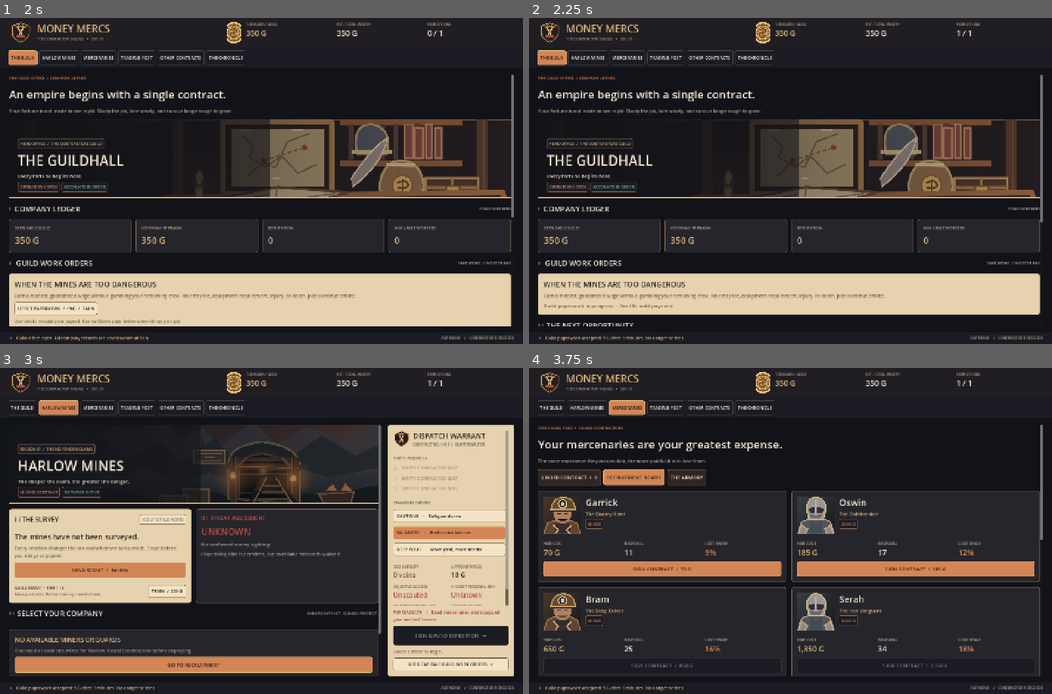
Above: before the commit, frames 1-4 (two rows, left to right).
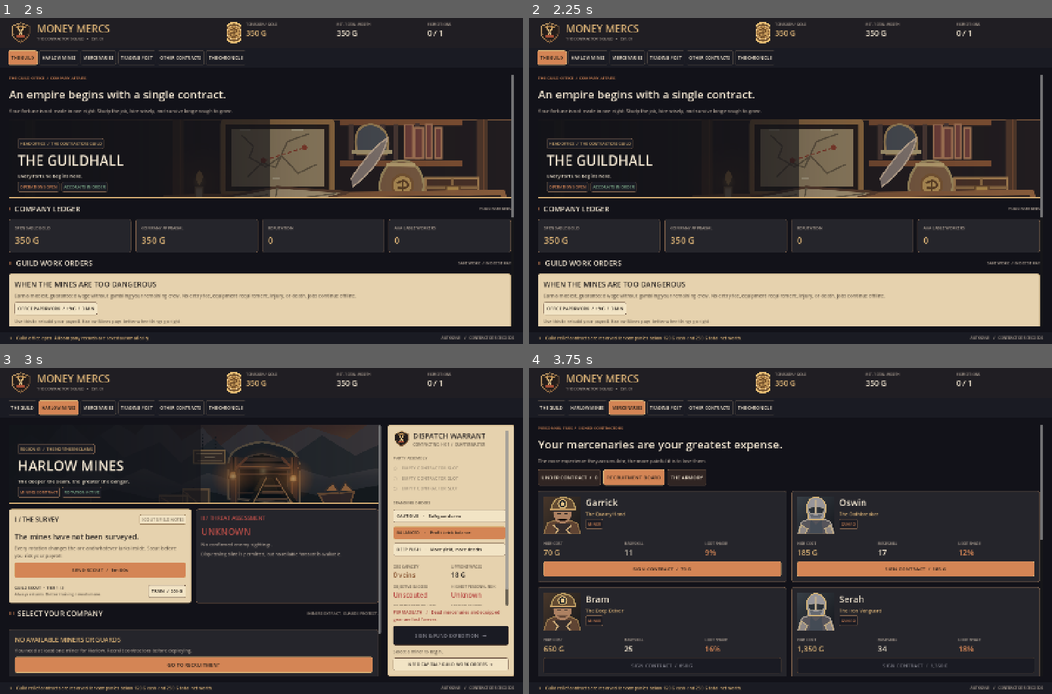
Above: after the commit, the same moments.

Repository: wiings3/Hellfare
Game: Godot game, scene res://scenes/main.tscn
Two runs of this game, one before a commit and one after it. Both use one fixed random seed, a clock stepped at 60 frames per second and the inputs below.
Inputs:
- Up to frame 1 (2 s): click "GO TO RECRUITMENT" at 0.5 s; click "THE GUILD" at 1.25 s
- Up to frame 2 (2.25 s): click "OFFICE PAPERWORK / +9 G / 3 M…" at 2 s
- Up to frame 3 (3 s): click "HARLOW MINES" at 2.75 s
- Up to frame 4 (3.75 s): click "GO TO RECRUITMENT" at 3.5 s

Frame 1 is identical in both runs. In frame 2, 4.0% of the frame differs, in the area x 1-99%, y 3-100%; in frame 3, 0.2%; in frame 4, 0.2%.

Commit message:
Limit guaranteed guild work to genuinely cash-strapped companies

Diff:
--- a/scripts/game_state.gd
+++ b/scripts/game_state.gd
@@ -392,7 +392,14 @@
 			result.append(merc)
 	return result
 
+func can_accept_guild_work() -> bool:
+	# These are loss-recovery assignments, not an unlimited safer alternative
+	# to dangerous expeditions or the eventual player economy.
+	return gold < 120 and wealth() < 250
+
 func start_guild_work(worker_id: String = "") -> String:
+	if not can_accept_guild_work():
+		return "Guild relief contracts are reserved for companies below 120 G cash and 250 G total net worth."
 	if missions.size() >= expedition_slots:
 		return "All operation slots are occupied."
 	var worker: Dictionary = {}
